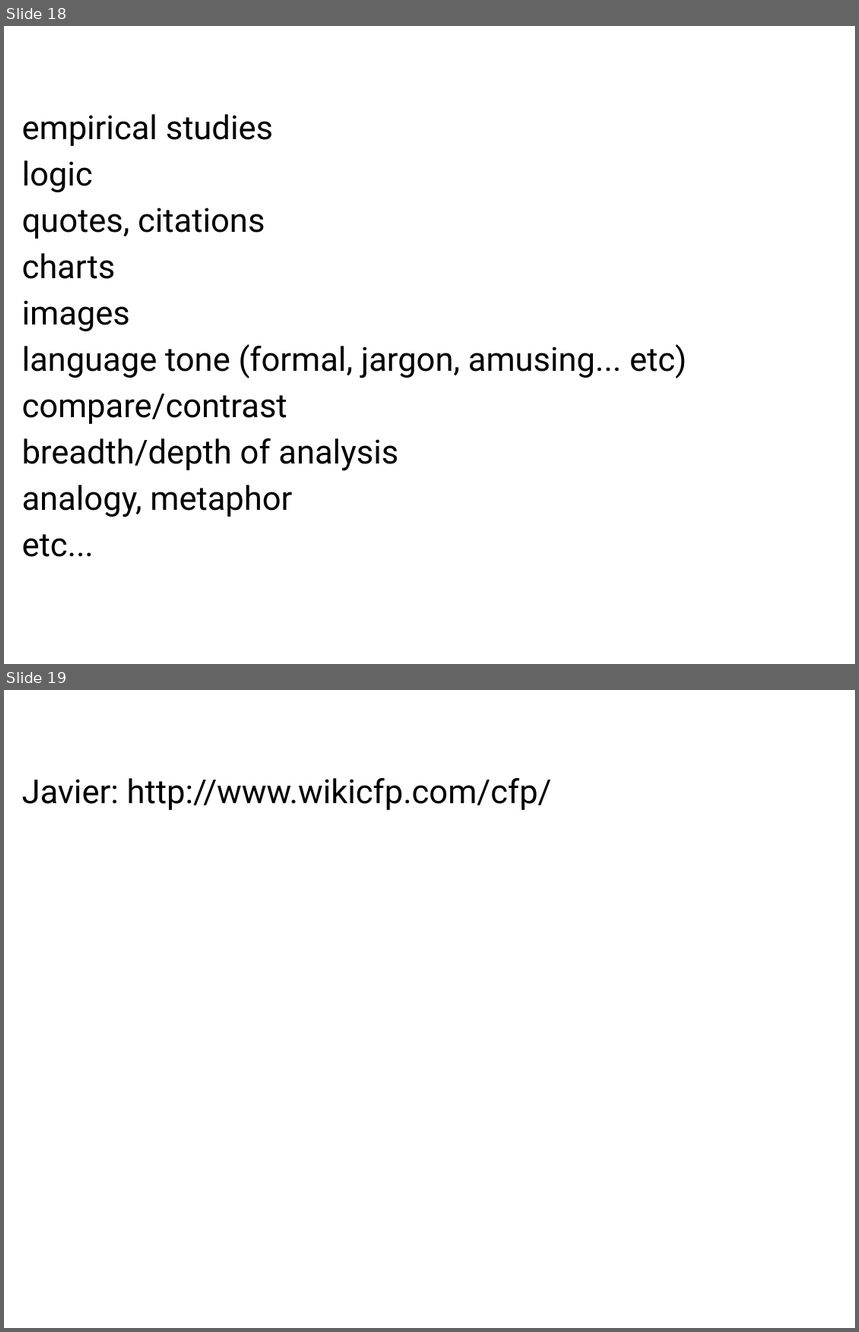
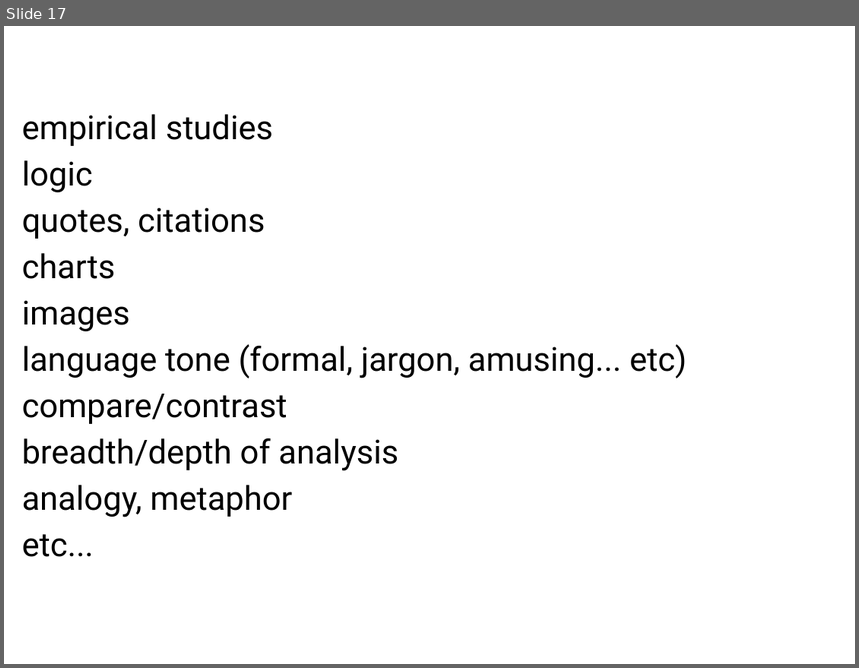
Before and after one commit to angusforbes/mat200c, a slide deck: slides/week2_day1.pptx. Shown one above the other, each under a label of ours: slides 18 and 19 before the commit, slide 17 after it. The pictures are 859x1332 and 859x668 pixels, drawn with LibreOffice and Linux fonts; fonts in the diff are those of the drawing. Boxes give left, top, right and bottom in pixels: in the first picture for what was removed or moved away, otherwise in the second. Text is boxed around its words. In the diff, an @@ line names an element or a change of style, - is before the commit and + after.

```diff
--- a/slides/week2_day1.pptx
+++ b/slides/week2_day1.pptx
@@ slide 19 removed at box(4, 690, 855, 1328), background #FFFFFF @@
@@ text removed at box(22, 778, 552, 810) @@
-Javier: http://www.wikicfp.com/cfp/
@@ what was slide 18 is now slide 17 @@
```
Also in this commit, not shown: 2 slides changed, 8 slides added, 9 other slides removed, 4 other files.
